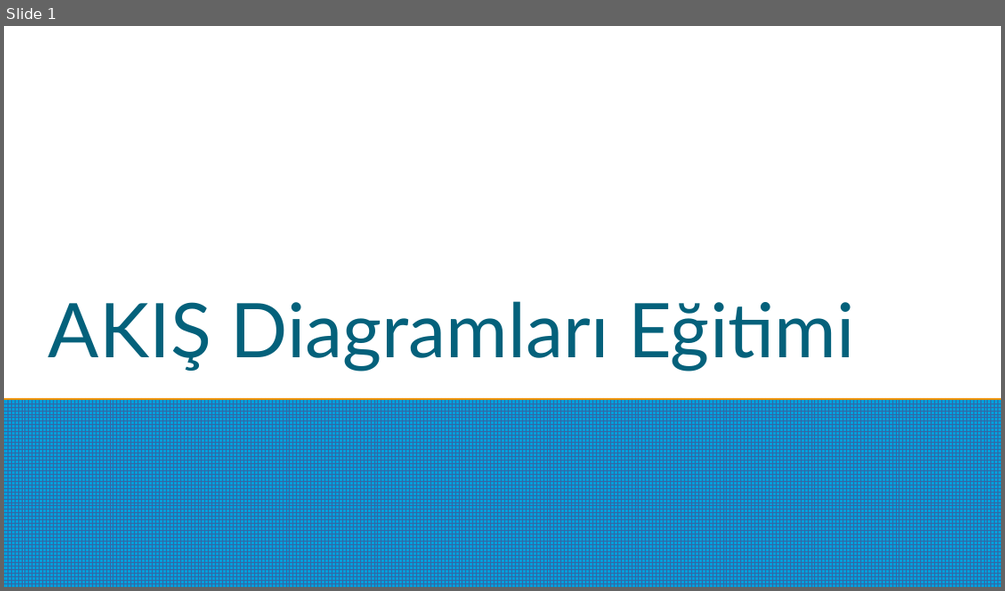
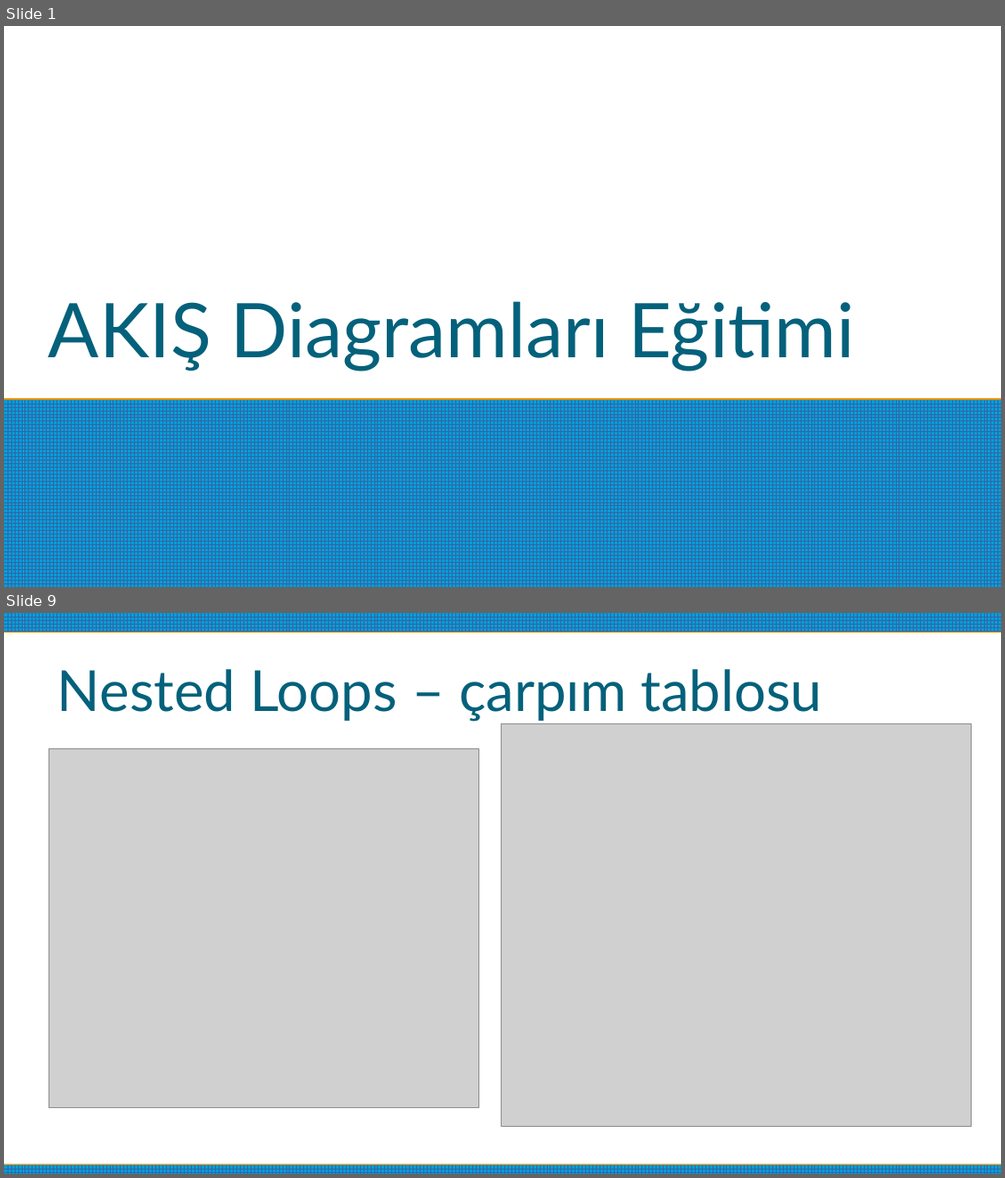
Before and after one commit to ulaskorpe/study, a slide deck: flow_charts.odp. Shown one above the other, each under a label of ours: slide 1 before the commit, slides 1 and 9 after it; the slides between them are not shown. The pictures are 1005x591 and 1005x1178 pixels, drawn with LibreOffice and Linux fonts; fonts in the diff are those of the drawing; grey boxes stand for pictures. Boxes give left, top, right and bottom in pixels: in the first picture for what was removed or moved away, otherwise in the second. Text is boxed around its words. In the diff, an @@ line names an element or a change of style, - is before the commit and + after.

```diff
--- a/flow_charts.odp
+++ b/flow_charts.odp
@@ slide 9 added at box(4, 613, 1001, 1174), background #FFFFFF @@
@@ rectangle added at box(4, 613, 1001, 631), fill pattern #3465A4 on #009EDA @@
@@ title added at box(57, 669, 823, 722), 45 pt, text #04617B @@
+Nested Loops – çarpım tablosu
@@ picture added at box(502, 723, 971, 1127) @@
@@ picture added at box(49, 748, 479, 1108) @@
@@ rectangle added at box(4, 1165, 1001, 1174), fill pattern #3465A4 on #009EDA @@
```
Also in this commit, not shown: 1 slide changed, 6 other slides added, 1 slide removed, 1 other file.
